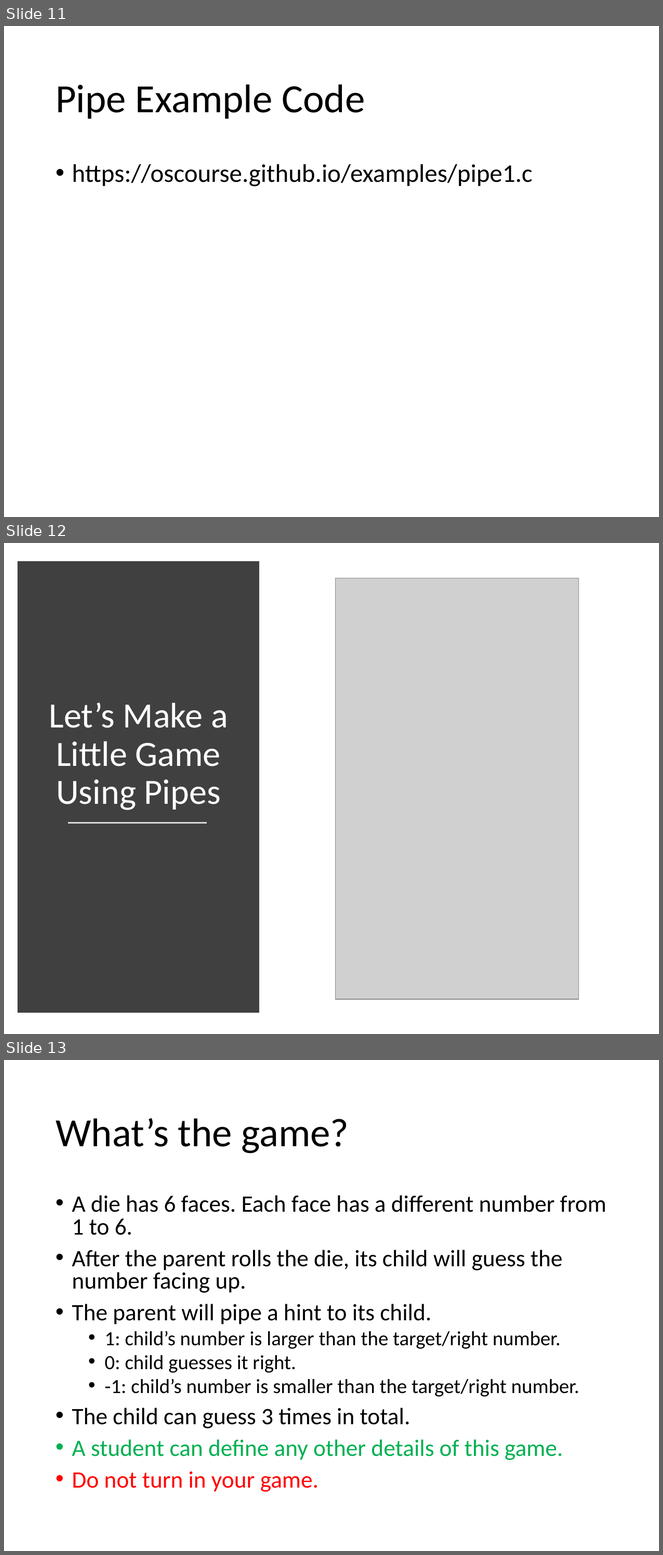
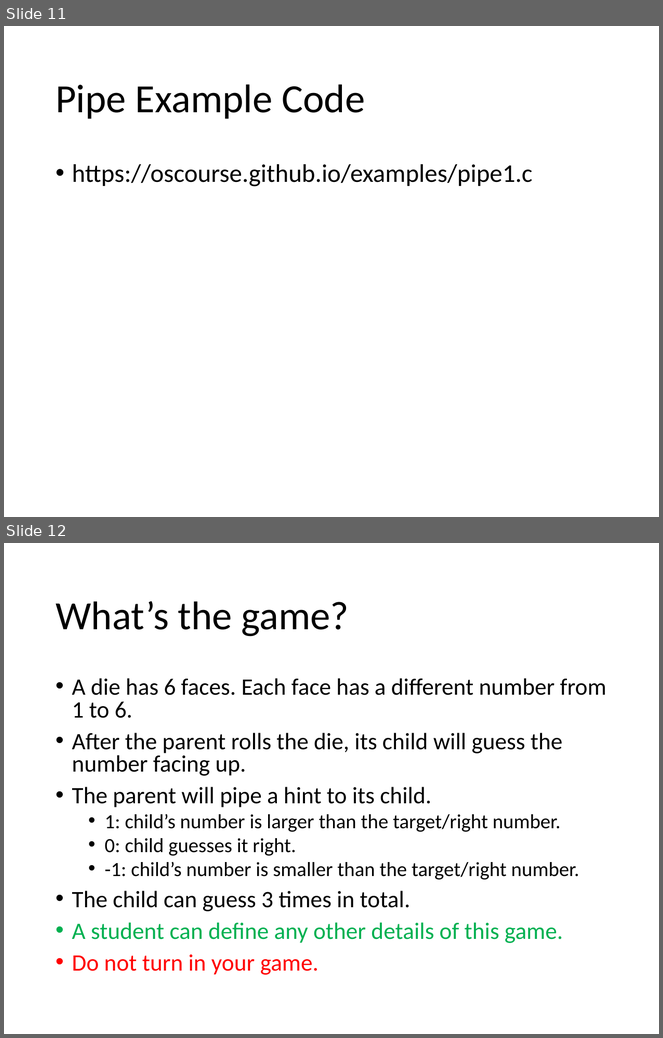
Before and after one commit to oscourse/oscourse.github.io, a slide deck: slides/lab02.pptx. Shown one above the other, each under a label of ours: slides 11, 12 and 13 before the commit, slides 11 and 12 after it. The pictures are 663x1555 and 663x1038 pixels, drawn with LibreOffice and Linux fonts; fonts in the diff are those of the drawing; grey boxes stand for pictures. Boxes give left, top, right and bottom in pixels: in the first picture for what was removed or moved away, otherwise in the second. Text is boxed around its words. In the diff, an @@ line names an element or a change of style, - is before the commit and + after.

Commit message:
Remove "I wanna play a game" slide
modified:   lab02.pptx

```diff
--- a/slides/lab02.pptx
+++ b/slides/lab02.pptx
@@ slide 12 removed at [4, 543, 659, 1034], background #FFFFFF @@
@@ rectangle removed at [22, 566, 255, 1009] @@
@@ picture removed at [336, 578, 579, 1000] @@
@@ title removed at [49, 703, 228, 810] @@
-Let’s Make a Little Game Using Pipes
@@ line removed from (68, 823) to (207, 823) @@
@@ what was slide 13 is now slide 12 @@
```
